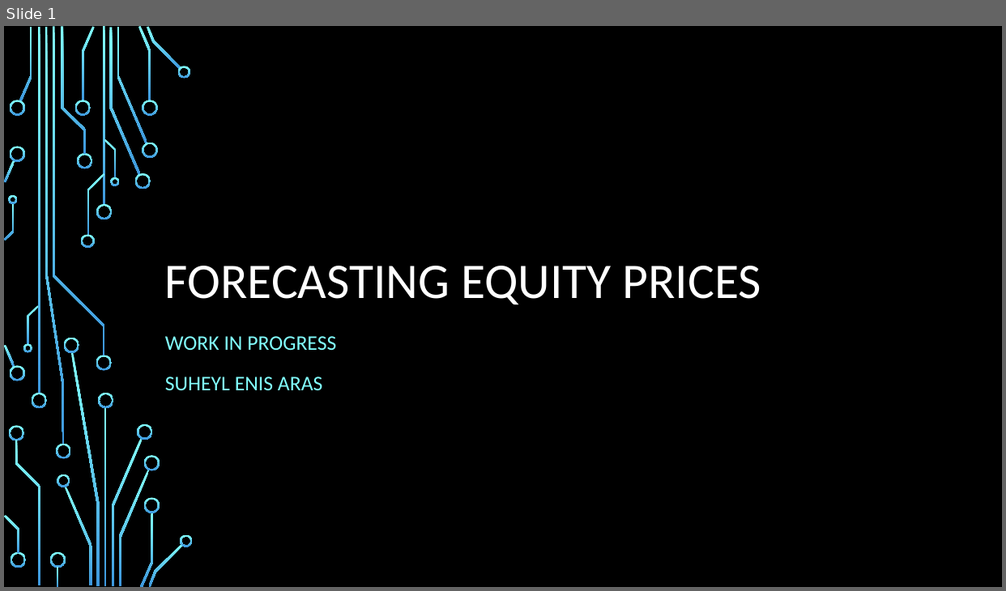
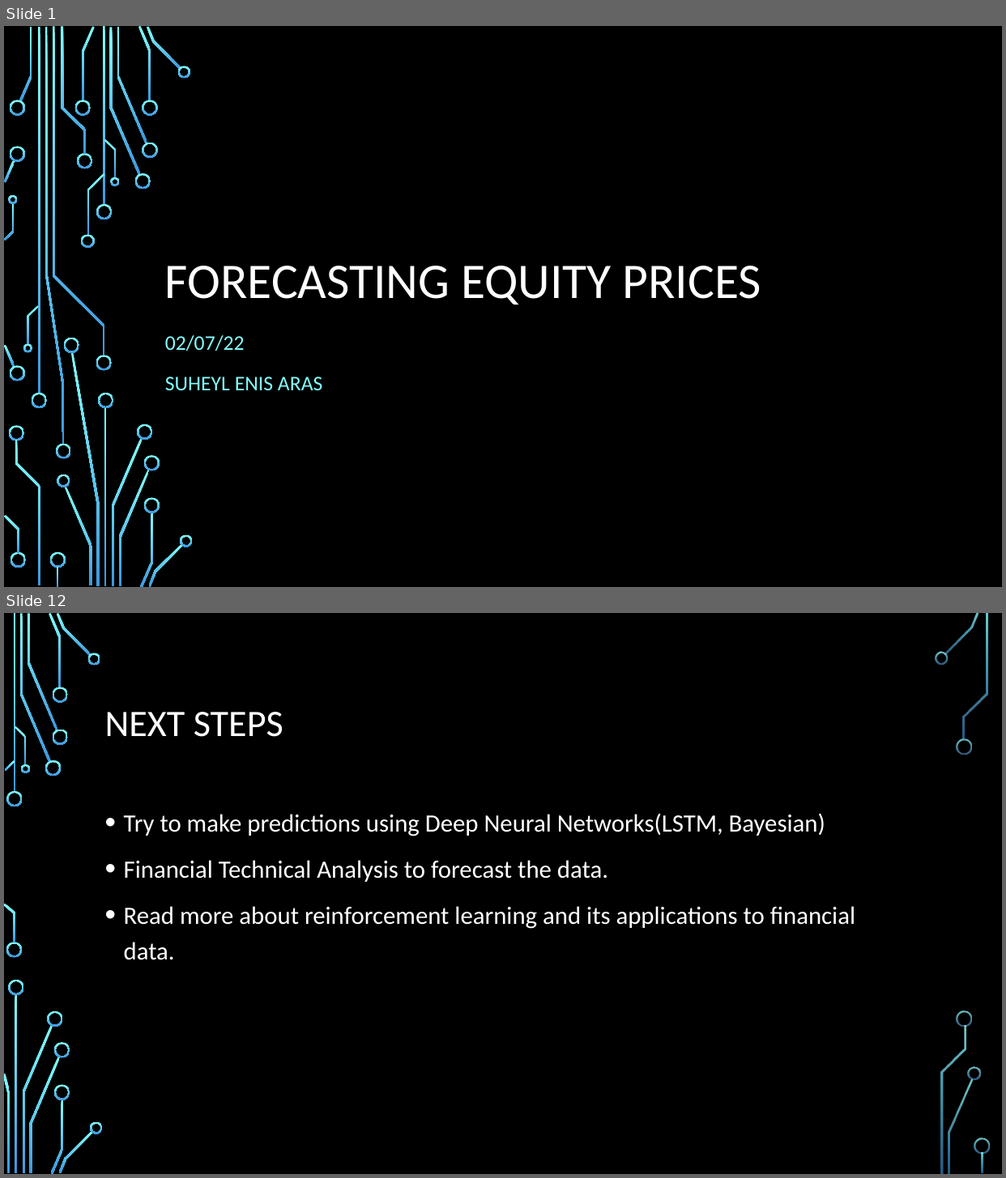
Before and after one commit to enisaras/RLOnEquities-Research, a slide deck: presentations/Week2_forecasting.pptx. Shown one above the other, each under a label of ours: slide 1 before the commit, slides 1 and 12 after it; the slides between them are not shown. The pictures are 1006x591 and 1006x1178 pixels, drawn with LibreOffice and Linux fonts; fonts in the diff are those of the drawing; background and template pictures are left out. Boxes give left, top, right and bottom in pixels: in the first picture for what was removed or moved away, otherwise in the second. Text is boxed around its words. In the diff, an @@ line names an element or a change of style, - is before the commit and + after.

```diff
--- a/presentations/Week2_forecasting.pptx
+++ b/presentations/Week2_forecasting.pptx
@@ slide 12 added at (x1=4, y1=613, x2=1002, y2=1174), background picture (left out) @@
@@ title added at (x1=105, y1=712, x2=283, y2=737), 36 pt, text #FFFFFF @@
+NEXT STEPS
@@ text added at (x1=124, y1=813, x2=855, y2=960), 24 pt, text #FFFFFF @@
+• Try to make predictions using Deep Neural Networks(LSTM, Bayesian)
+• Financial Technical Analysis to forecast the data.
+• Read more about reinforcement learning and its applications to financial data.
@@ group added at (x1=4, y1=613, x2=990, y2=1174): 33 freeform shapes, 3 rectangles @@
@@ slide 1 changed as well @@
@@ subtitle at (x1=165, y1=335, x2=245, y2=351): text changed @@
-WORK IN PROGRESS
+02/07/22
```
Also in this commit, not shown: 10 other slides added, 8 other files.
